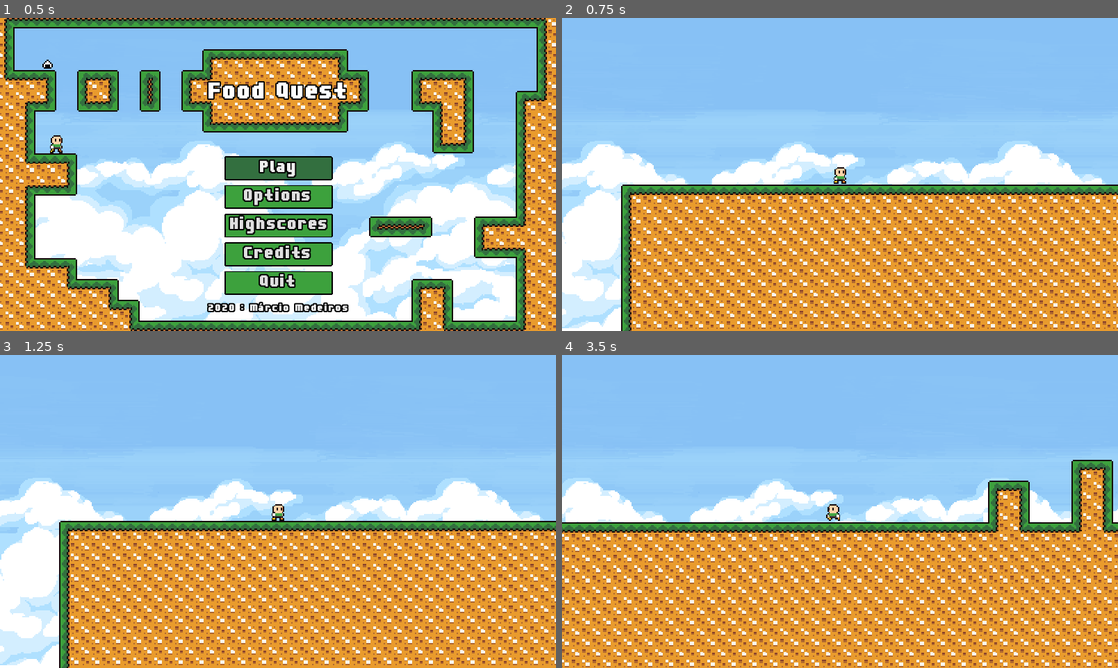
Above: before the commit, frames 1-4 (two rows, left to right).
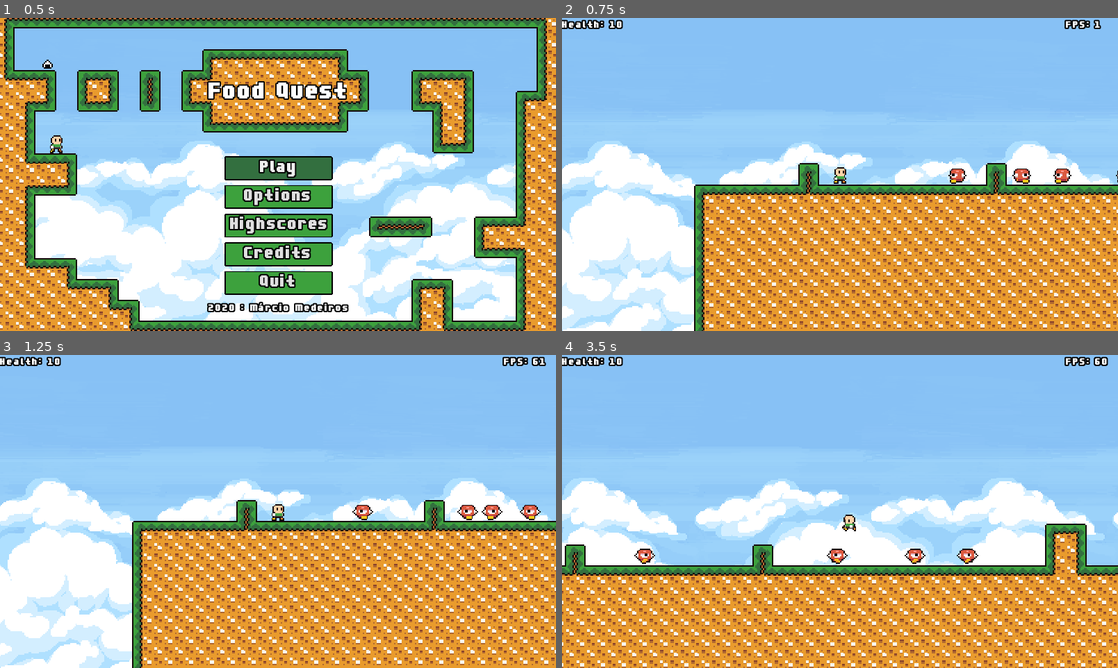
Above: after the commit, the same moments.

Repository: MarcioMed07/Food-Quest
Game: Godot game, scene res://Scenes/Game.tscn
Same seed, same stepped clock (60 frames per second), same inputs: the game is played once before the commit and once after it.
Inputs:
- Up to frame 1 (0.5 s): no input
- Up to frame 2 (0.75 s): click "Play" at 0.5 s
- Up to frame 3 (1.25 s): no input
- Up to frame 4 (3.5 s): hold Shift (sprint) 1.28-2.03 s; hold Right (right) 1.28-2.78 s; tap Space (jump) at 1.52, 2.27 s; tap Shift (sprint) at 2.1 s; hold Left (left) from 2.78 s (still down); hold Shift (sprint) from 2.78 s (still down)

Frame 1 is identical in both runs. In frame 2, 22% of the frame differs, in the area x 0-100%, y 0-100%; in frame 3, 22%; in frame 4, 35%.

Commit message:
Added basic enemy and damage

Diff:
--- /dev/null
+++ b/Scenes/Enemy.tscn
@@ -0,0 +1,83 @@
+[gd_scene load_steps=14 format=2]
+
+[ext_resource path="res://Sprites/Player/Player.png" type="Texture" id=1]
+[ext_resource path="res://Scripts/Enemy.gd" type="Script" id=2]
+
+[sub_resource type="AtlasTexture" id=1]
+atlas = ExtResource( 1 )
+region = Rect2( 96, 112, 16, 16 )
+
+[sub_resource type="AtlasTexture" id=2]
+atlas = ExtResource( 1 )
+region = Rect2( 112, 112, 16, 16 )
+
+[sub_resource type="AtlasTexture" id=3]
+atlas = ExtResource( 1 )
+region = Rect2( 112, 32, 16, 16 )
+
+[sub_resource type="AtlasTexture" id=4]
+atlas = ExtResource( 1 )
+region = Rect2( 128, 32, 16, 16 )
+
+[sub_resource type="AtlasTexture" id=5]
+atlas = ExtResource( 1 )
+region = Rect2( 144, 32, 16, 16 )
+
+[sub_resource type="AtlasTexture" id=6]
+atlas = ExtResource( 1 )
+region = Rect2( 160, 32, 16, 16 )
+
+[sub_resource type="AtlasTexture" id=7]
+atlas = ExtResource( 1 )
+region = Rect2( 176, 32, 16, 16 )
+
+[sub_resource type="AtlasTexture" id=8]
+atlas = ExtResource( 1 )
+region = Rect2( 192, 32, 16, 16 )
+
+[sub_resource type="AtlasTexture" id=9]
+atlas = ExtResource( 1 )
+region = Rect2( 128, 224, 16, 16 )
+
+[sub_resource type="SpriteFrames" id=10]
+animations = [ {
+"frames": [ SubResource( 1 ), SubResource( 2 ) ],
+"loop": true,
+"name": "idle",
+"speed": 5.0
+}, {
+"frames": [ SubResource( 3 ), SubResource( 4 ), SubResource( 5 ), SubResource( 6 ), SubResource( 7 ), SubResource( 8 ) ],
+"loop": true,
+"name": "running",
+"speed": 5.0
+}, {
+"frames": [ SubResource( 9 ) ],
+"loop": false,
+"name": "death",
+"speed": 4.0
+} ]
+
+[sub_resource type="CircleShape2D" id=11]
+radius = 7.0
+
+[node name="Enemy" type="KinematicBody2D"]
+collision_layer = 4
+script = ExtResource( 2 )
+
+[node name="Sprite" type="AnimatedSprite" parent="."]
+frames = SubResource( 10 )
+animation = "running"
+frame = 2
+playing = true
+
+[node name="CollisionShape2D" type="CollisionShape2D" parent="."]
+shape = SubResource( 11 )
+
+[node name="Hitbox" type="Area2D" parent="."]
+collision_layer = 4
+collision_mask = 2
+
+[node name="CollisionShape2D2" type="CollisionShape2D" parent="Hitbox"]
+shape = SubResource( 11 )
+[connection signal="animation_finished" from="Sprite" to="." method="_on_Sprite_animation_finished"]
+[connection signal="area_entered" from="Hitbox" to="." method="_on_Hitbox_area_entered"]
--- a/Scenes/Player.tscn
+++ b/Scenes/Player.tscn
@@ -1,8 +1,13 @@
-[gd_scene load_steps=19 format=2]
+[gd_scene load_steps=21 format=2]
 
 [ext_resource path="res://Sprites/Player/Player.png" type="Texture" id=1]
 [ext_resource path="res://Scripts/Player.gd" type="Script" id=2]
 [ext_resource path="res://Sprites/Backgrounds/tilesetOpenGameBackground.png" type="Texture" id=3]
+[ext_resource path="res://Ui/game_theme.tres" type="Theme" id=4]
+
+[sub_resource type="AtlasTexture" id=16]
+atlas = ExtResource( 1 )
+region = Rect2( 16, 224, 16, 16 )
 
 [sub_resource type="AtlasTexture" id=1]
 atlas = ExtResource( 1 )
@@ -10,39 +15,39 @@
 
 [sub_resource type="AtlasTexture" id=2]
 atlas = ExtResource( 1 )
-region = Rect2( 64, 112, 16, 16 )
+region = Rect2( 16, 288, 16, 16 )
 
 [sub_resource type="AtlasTexture" id=3]
 atlas = ExtResource( 1 )
-region = Rect2( 16, 192, 16, 16 )
+region = Rect2( 32, 288, 16, 16 )
 
 [sub_resource type="AtlasTexture" id=4]
 atlas = ExtResource( 1 )
-region = Rect2( 16, 288, 16, 16 )
+region = Rect2( 48, 288, 16, 16 )
 
 [sub_resource type="AtlasTexture" id=5]
 atlas = ExtResource( 1 )
-region = Rect2( 32, 288, 16, 16 )
+region = Rect2( 48, 192, 16, 16 )
 
 [sub_resource type="AtlasTexture" id=6]
 atlas = ExtResource( 1 )
-region = Rect2( 48, 288, 16, 16 )
+region = Rect2( 16, 192, 16, 16 )
 
 [sub_resource type="AtlasTexture" id=7]
 atlas = ExtResource( 1 )
-region = Rect2( 48, 192, 16, 16 )
+region = Rect2( 16, 112, 16, 16 )
 
 [sub_resource type="AtlasTexture" id=8]
 atlas = ExtResource( 1 )
-region = Rect2( 16, 112, 16, 16 )
+region = Rect2( 32, 112, 16, 16 )
 
 [sub_resource type="AtlasTexture" id=9]
 atlas = ExtResource( 1 )
-region = Rect2( 32, 112, 16, 16 )
+region = Rect2( 48, 112, 16, 16 )
 
 [sub_resource type="AtlasTexture" id=10]
 atlas = ExtResource( 1 )
-region = Rect2( 48, 112, 16, 16 )
+region = Rect2( 64, 112, 16, 16 )
 
 [sub_resource type="AtlasTexture" id=11]
 atlas = ExtResource( 1 )
@@ -58,35 +63,40 @@
 
 [sub_resource type="SpriteFrames" id=14]
 animations = [ {
+"frames": [ SubResource( 16 ) ],
+"loop": false,
+"name": "Damage",
+"speed": 5.0
+}, {
 "frames": [ SubResource( 1 ) ],
 "loop": true,
 "name": "Fall",
 "speed": 1.0
 }, {
-"frames": [ SubResource( 2 ) ],
+"frames": [ SubResource( 2 ), SubResource( 3 ), SubResource( 4 ) ],
 "loop": true,
-"name": "Sleep",
+"name": "Pushing",
 "speed": 5.0
 }, {
-"frames": [ SubResource( 3 ) ],
+"frames": [ SubResource( 5 ) ],
+"loop": true,
+"name": "Slide",
+"speed": 5.0
+}, {
+"frames": [ SubResource( 6 ) ],
 "loop": true,
 "name": "Jump",
 "speed": 5.0
 }, {
-"frames": [ SubResource( 4 ), SubResource( 5 ), SubResource( 6 ) ],
-"loop": true,
-"name": "Pushing",
-"speed": 5.0
-}, {
-"frames": [ SubResource( 7 ) ],
-"loop": true,
-"name": "Slide",
-"speed": 5.0
-}, {
-"frames": [ SubResource( 8 ), SubResource( 9 ), SubResource( 10 ) ],
+"frames": [ SubResource( 7 ), SubResource( 8 ), SubResource( 9 ) ],
 "loop": true,
 "name": "Idle",
 "speed": 4.0
+}, {
+"frames": [ SubResource( 10 ) ],
+"loop": true,
+"name": "Sleep",
+"speed": 5.0
 }, {
 "frames": [ SubResource( 11 ), SubResource( 12 ), SubResource( 13 ) ],
 "loop": true,
@@ -99,6 +109,7 @@
 height = 4.0
 
 [node name="Player" type="KinematicBody2D"]
+collision_layer = 2
 script = ExtResource( 2 )
 
 [node name="Sprite" type="AnimatedSprite" parent="."]
@@ -122,3 +133,38 @@
 [node name="tilesetOpenGameBackground" type="Sprite" parent="ParallaxBackground/ParallaxLayer"]
 texture = ExtResource( 3 )
 centered = false
+
+[node name="Hitbox" type="Area2D" parent="."]
+collision_layer = 2
+collision_mask = 4
+
+[node name="CollisionShape2D2" type="CollisionShape2D" parent="Hitbox"]
+shape = SubResource( 15 )
+
+[node name="HUD" type="CanvasLayer" parent="."]
+
+[node name="Control" type="Control" parent="HUD"]
+anchor_right = 1.0
+anchor_bottom = 1.0
+theme = ExtResource( 4 )
+__meta__ = {
+"_edit_use_anchors_": false
+}
+
+[node name="LifeLabel" type="Label" parent="HUD/Control"]
+margin_right = 40.0
+margin_bottom = 14.0
+__meta__ = {
+"_edit_use_anchors_": false
+}
+
+[node name="FpsLabel" type="Label" parent="HUD/Control"]
+anchor_left = 1.0
+anchor_right = 1.0
+margin_left = -40.0
+margin_bottom = 10.0
+__meta__ = {
+"_edit_use_anchors_": false
+}
+[connection signal="animation_finished" from="Sprite" to="." method="_on_Sprite_animation_finished"]
+[connection signal="area_entered" from="Hitbox" to="." method="_on_Hitbox_area_entered"]
--- a/Scenes/Stages/Stage1.tscn
+++ b/Scenes/Stages/Stage1.tscn
@@ -1,9 +1,10 @@
-[gd_scene load_steps=5 format=2]
+[gd_scene load_steps=6 format=2]
 
 [ext_resource path="res://Tilesets/HillsTileset.tres" type="TileSet" id=1]
 [ext_resource path="res://Scenes/Player.tscn" type="PackedScene" id=2]
 [ext_resource path="res://Scenes/Objective.tscn" type="PackedScene" id=3]
 [ext_resource path="res://Scripts/StageController.gd" type="Script" id=4]
+[ext_resource path="res://Scenes/Enemy.tscn" type="PackedScene" id=5]
 
 [node name="Stage1" type="Node2D"]
 script = ExtResource( 4 )
@@ -17,12 +18,33 @@
 [node name="TileMap" type="TileMap" parent="."]
 tile_set = ExtResource( 1 )
 cell_size = Vector2( 16, 16 )
+collision_mask = 7
 format = 1
-tile_data = PoolIntArray( 262189, 0, 0, 262190, 0, 1, 262191 …(1565 unchanged characters)… 852023, 0, 65536, 852024, 0, 65538, 917532, 0, 65536, 917533, 0, 65538, 917536, 0, 65536, 917537, 0, 65538, 917541, 0, 65536, 917542, 0, 65537, 917543, 0, 65537, 917544, 0, 65537, 917545, 0, 65537, 917546, 0, 65538, 917549, 0, 65539, 917552, 0, 65536, 917553, 0, 65537, 917554, 0, 65537, 917555, 0, 65538, 917559, 0, 65536, 917560, 0, 65538, 983040, 0, 0, 983041, 0, 1, 983042, 0, 1, 983043, 0, 1, 983044, 0, 1, 983045, 0, 1, 983046, 0, 1, 983047, 0, 1, 983048, 0, 1, 983049, 0, 1, 983050, 0, 1, 983051, 0, 1, 983052, 0, 1, 983053, 0, 1, 983054, 0, 1, 983055, 0, 1, 983056, 0, 1, 983057, 0, …(13136 unchanged characters)…
+tile_data = PoolIntArray( 262189, 0, 0, 262190, 0, 1, 262191 …(1565 unchanged characters)… 852023, 0, 65536, 852024, 0, 65538, 917509, 0, 3, 917518, 0, 3, 917532, 0, 65536, 917533, 0, 65538, 917536, 0, 65536, 917537, 0, 65538, 917541, 0, 65536, 917542, 0, 65537, 917543, 0, 65537, 917544, 0, 65537, 917545, 0, 65537, 917546, 0, 65538, 917549, 0, 65539, 917552, 0, 65536, 917553, 0, 65537, 917554, 0, 65537, 917555, 0, 65538, 917559, 0, 65536, 917560, 0, 65538, 983040, 0, 0, 983041, 0, 1, 983042, 0, 1, 983043, 0, 1, 983044, 0, 1, 983045, 0, 196613, 983046, 0, 1, 983047, 0, 1, 983048, 0, 1, 983049, 0, 1, 983050, 0, 1, 983051, 0, 1, 983052, 0, 1, 983053, 0, 1, 983054, 0, 196613, 983055, 0, 1, 983056, 0, 1, 983057, 0, …(13136 unchanged characters)…
 __meta__ = {
 "_edit_lock_": true
 }
 
+[node name="Enemies" type="Node" parent="."]
+
+[node name="Enemy" parent="Enemies" instance=ExtResource( 5 )]
+position = Vector2( 208, 232 )
+
+[node name="Enemy2" parent="Enemies" instance=ExtResource( 5 )]
+position = Vector2( 288, 232 )
+
+[node name="Enemy3" parent="Enemies" instance=ExtResource( 5 )]
+position = Vector2( 248, 232 )
+
+[node name="Enemy4" parent="Enemies" instance=ExtResource( 5 )]
+position = Vector2( 336, 232 )
+
+[node name="Enemy5" parent="Enemies" instance=ExtResource( 5 )]
+position = Vector2( 384, 232 )
+
+[node name="Enemy6" parent="Enemies" instance=ExtResource( 5 )]
+position = Vector2( 432, 232 )
+
 [node name="Player" parent="." instance=ExtResource( 2 )]
-position = Vector2( 168, 232 )
+position = Vector2( 112, 232 )
 [connection signal="body_entered" from="ObjectiveArea" to="." method="_on_ObjectiveArea_body_entered"]
--- /dev/null
+++ b/Scripts/Enemy.gd
@@ -0,0 +1,38 @@
+extends KinematicBody2D
+
+const GRAVITY = 9.8
+const TERMINAL_FALL_SPEED = 200
+const MAX_SPEED = 50
+var velocity = Vector2.ZERO
+var dir = 1
+var dead = false
+
+func _ready():
+	pass
+
+func _process(delta):
+	velocity.y += GRAVITY
+	$Sprite.flip_h = dir > 0
+	if dead:
+		return
+	if is_on_floor():
+		if velocity.x == 0:
+			dir *= -1
+		velocity.x = MAX_SPEED * dir
+	velocity = move_and_slide(velocity, Vector2.UP)
+
+func die():
+	dead = true
+	$Sprite.play("death")
+	$Hitbox.collision_layer
+
+func _on_Hitbox_area_entered(area):
+	if area.collision_layer == 2:
+		if area.global_position.y - global_position.y <= -4:
+			die()
+	pass # Replace with function body.
+
+func _on_Sprite_animation_finished():
+	if $Sprite.animation == "death":
+		queue_free()
+	pass # Replace with function body.
--- a/Scripts/GameController.gd
+++ b/Scripts/GameController.gd
@@ -12,6 +12,4 @@
 		cur_stage.get_parent().remove_child(cur_stage)
 	cur_stage = load(new_stage_path).instance()
 	get_node("/root/Game").add_child(cur_stage)
-
-
 	pass
--- a/Scripts/Player.gd
+++ b/Scripts/Player.gd
@@ -13,22 +13,35 @@
 const JUMP_FORCE = 200
 const WALL_JUMP_SPEED = 90
 const AUTO_GRAPPLING = true
+const IFRAME_TRESH = 2
 export var SLEEP_THRESH = 2
 var velocity = Vector2.ZERO
 var sleep_count = 0
+var iframe_count = IFRAME_TRESH
 var sprinting  = 1
 
 func _process(delta):
+	update_ui()
 	velocity.y = min(velocity.y + GRAVITY, TERMINAL_FALL_SPEED)
-	if is_on_floor():
-		move_on_floor(delta)
-	else:
-		move_on_air(delta)
+	if $Sprite.animation != "Damage":
+		if is_on_floor():
+			move_on_floor(delta)
+		else:
+			move_on_air(delta)
+		velocity = move_and_slide(velocity, Vector2.UP)
 
-	velocity = move_and_slide(velocity, Vector2.UP)
-
+		if iframe_count <= IFRAME_TRESH:
+			iframe_count += delta
+			if fmod(iframe_count,0.20) <= delta:
+				visible = !visible
+		else:
+			visible = true
 	pass
 
+func update_ui():
+	if $HUD:
+		$HUD/Control/LifeLabel.text = "Health: " + str(PlayerVariables.health)
+		$HUD/Control/FpsLabel.text = "FPS: " + str(Engine.get_frames_per_second())
 func move_on_floor(delta):
 	if Input.is_action_just_pressed("jump"):
 		velocity.y = -JUMP_FORCE
@@ -51,9 +64,9 @@
 	else:
 		velocity.x = lerp(velocity.x, 0, DECELERATION)
 		$Sprite.play("Idle")
-		if sleep_count > SLEEP_THRESH:
+		if sleep_count >= SLEEP_THRESH:
 			$Sprite.play("Sleep")
-		sleep_count += delta
+		sleep_count = min(sleep_count + delta, SLEEP_THRESH)
 	pass
 
 func move_on_air(_delta):
@@ -70,7 +83,6 @@
 	else:
 		velocity.x = lerp(velocity.x, 0, AIR_DECELERATION)
 	if is_on_wall():
-		print('p',velocity.x)
 		$Sprite.play("Slide")
 		var collision_dir = 0
 		for i in range(get_slide_count()):
@@ -91,3 +103,23 @@
 		else:
 			$Sprite.play("Fall")
 	pass
+
+
+
+func _on_Hitbox_area_entered(area):
+	if area.get_collision_layer_bit(2):
+		if global_position.y - area.global_position.y <= -4:
+			velocity.y = -JUMP_FORCE
+		elif iframe_count >= IFRAME_TRESH:
+			iframe_count = 0
+			$Sprite.play("Damage")
+			PlayerVariables.health -= 1
+			if PlayerVariables.health <= 0:
+				GameController.change_scene("res://Scenes/Menus/StartMenu.tscn")
+	pass # Replace with function body.
+
+
+func _on_Sprite_animation_finished():
+	if $Sprite.animation == "Damage":
+		$Sprite.play("Idle")
+	pass # Replace with function body.
--- a/Scripts/StageController.gd
+++ b/Scripts/StageController.gd
@@ -11,8 +11,6 @@
 
 func _process(delta):
 	time -= delta
-#	if time <=0:
-		#GameController.change_scene(NEXT_LEVEL_SCENE)
 
 func _on_ObjectiveArea_body_entered(body):
 	if body.name == "Player":
--- a/project.godot
+++ b/project.godot
@@ -80,6 +80,15 @@
  ]
 }
 
+[layer_names]
+
+2d_render/layer_1="World"
+2d_physics/layer_1="World"
+2d_render/layer_2="Player"
+2d_physics/layer_2="Player"
+2d_render/layer_3="Enemies"
+2d_physics/layer_3="Enemies"
+
 [rendering]
 
 quality/2d/use_pixel_snap=true
Not shown, changed: CHANGELOG.md
Not shown, changed: README.md
